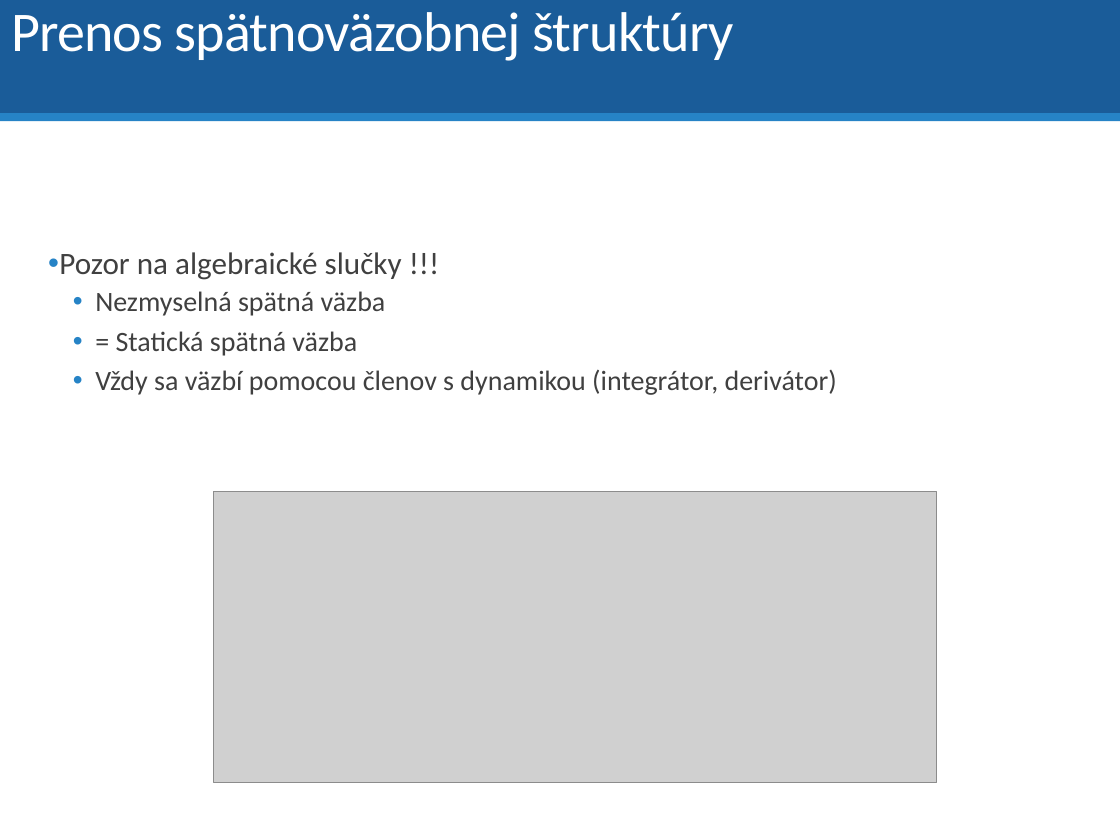
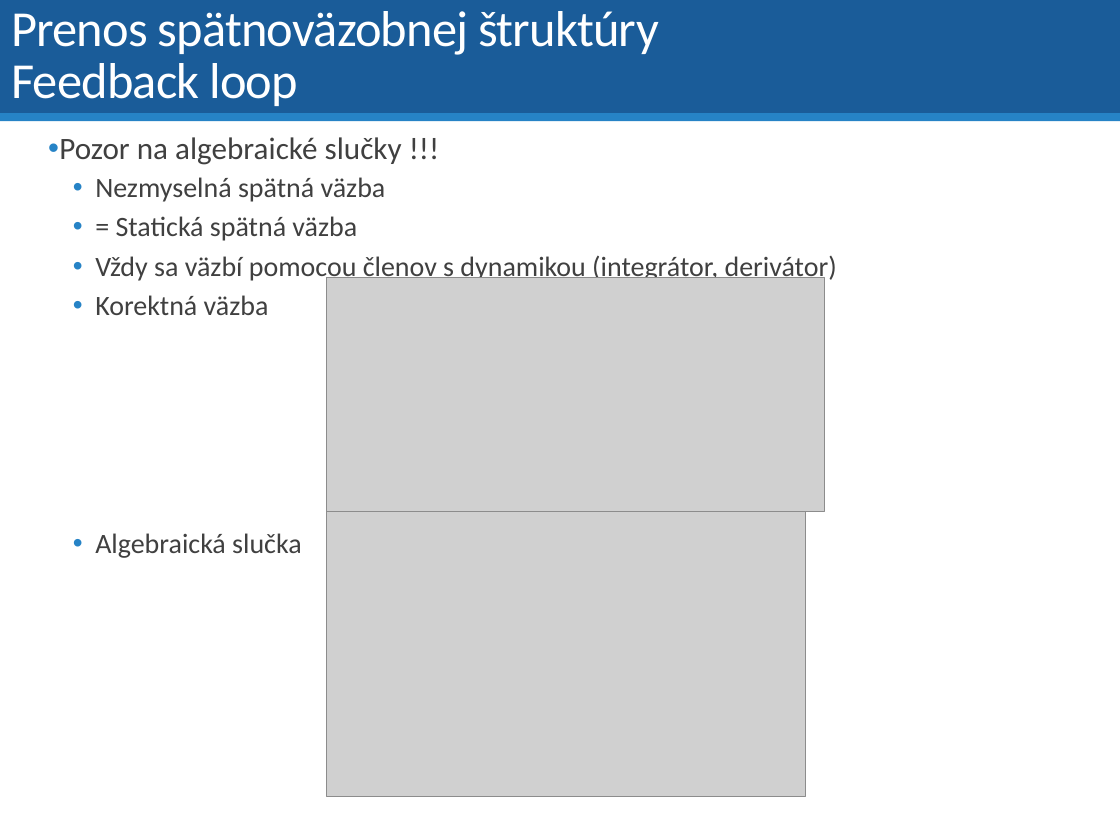
Before and after one commit to dodekm/TeamProjektKybernetika, a slide deck: slide 44 of Nove prednasky/P01_dynamika_dif_rovnice_LPT_prenosova_funkcia_modelovanie.pptx (slide 43 before the commit). Drawn at 1120x840 pixels with LibreOffice and Linux fonts; fonts in the diff are those of the drawing; grey boxes stand for pictures. Boxes give left, top, right and bottom in pixels: in the first picture for what was removed or moved away, otherwise in the second. Text is boxed around its words. In the diff, an @@ line names an element or a change of style, - is before the commit and + after.

```diff
--- a/Nove prednasky/P01_dynamika_dif_rovnice_LPT_prenosova_funkcia_modelovanie.pptx
+++ b/Nove prednasky/P01_dynamika_dif_rovnice_LPT_prenosova_funkcia_modelovanie.pptx
@@ title at box(11, 11, 658, 106): text changed; size 36 to 32.4 pt @@
-Prenos spätnoväzobnej štruktúry
+Prenos spätnoväzobnej štruktúry
+Feedback loop
@@ text at box(95, 295, 302, 558): paragraphs added @@
+  • Korektná väzba
+  • Algebraická slučka
@@ picture added at box(327, 278, 824, 512) @@
@@ picture: place and size @@
-picture at box(214, 492, 936, 783)
+picture at box(327, 512, 805, 796)
```
Also in this commit, not shown: 14 other slides changed, 6 slides added, 2 slides removed, 7 other files.
